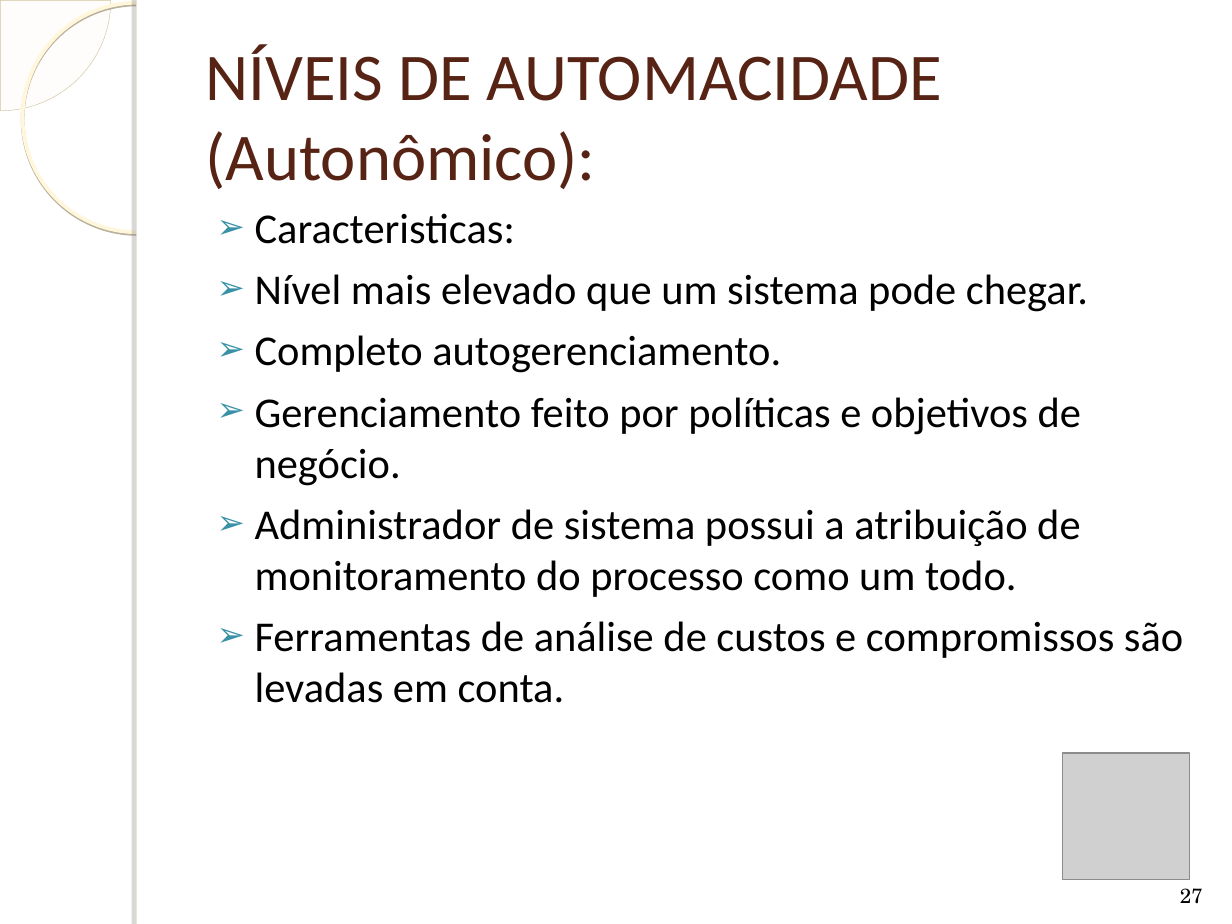
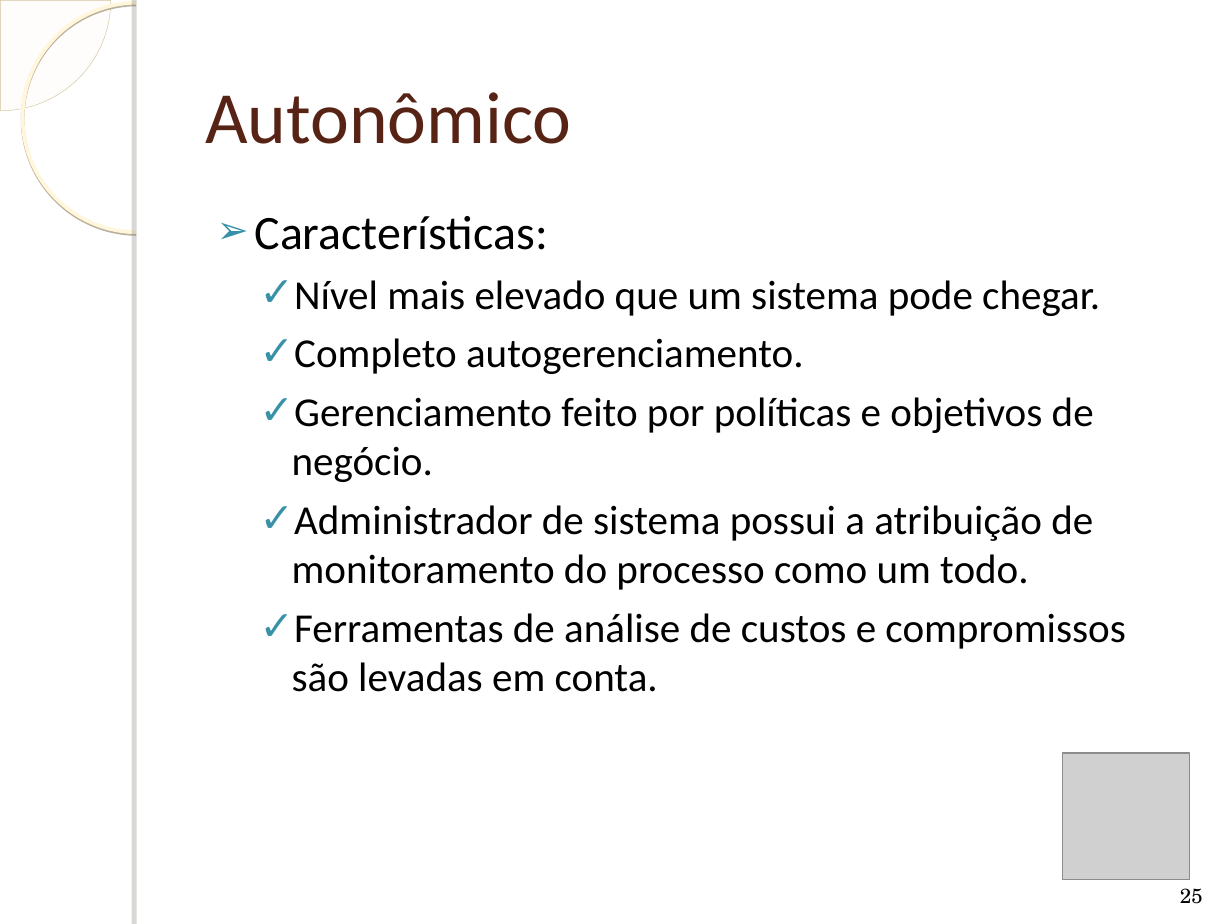
Before and after one commit to humbertogaliza/relatorio-mob655, a slide deck: slide 25 of Apresentação Redes Autonômicas.ppt (slide 27 before the commit). Drawn at 1232x924 pixels with LibreOffice and Linux fonts; fonts in the diff are those of the drawing; grey boxes stand for pictures; background and template pictures are left out. Boxes give left, top, right and bottom in pixels: in the first picture for what was removed or moved away, otherwise in the second. Text is boxed around its words. In the diff, an @@ line names an element or a change of style, - is before the commit and + after.

```diff
--- a/Apresentação Redes Autonômicas.ppt
+++ b/Apresentação Redes Autonômicas.ppt
@@ title at (205,92,571,144): text changed; size 39 to 43 pt @@
-NÍVEIS DE AUTOMACIDADE
-(Autonômico):
+Autonômico
@@ text at (255,216,548,250): text changed; size 24.8 to 28 pt @@
-➢ Caracteristicas:
+➢ Características:
@@ text at (292,280,1125,692): size 24.8 to 24 pt; bullet ➢ to ✓; list level 1 to 2 in "Nível mais elevado que um ..."; list level 1 to 2 in "Completo autogerenciamento."; list level 1 to 2 in "Gerenciamento feito por políticas e ..."; list level 1 to 2 in "Administrador de sistema possui a ..."; list level 1 to 2 in "Ferramentas de análise de custos ..." @@
@@ page number at (1180,888,1203,904): text changed @@
-27
+25
```
Also in this commit, not shown: 18 other slides changed, 3 slides added, 3 slides removed, 2 other files.
